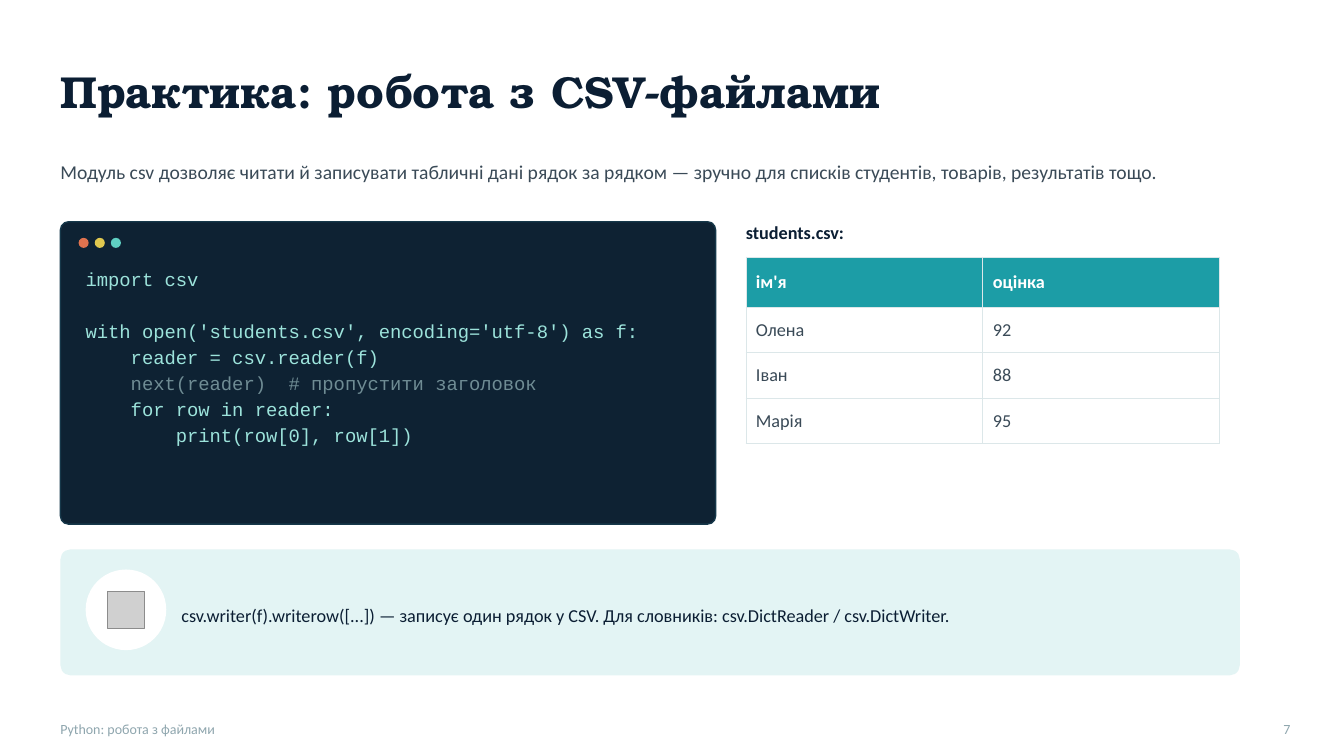
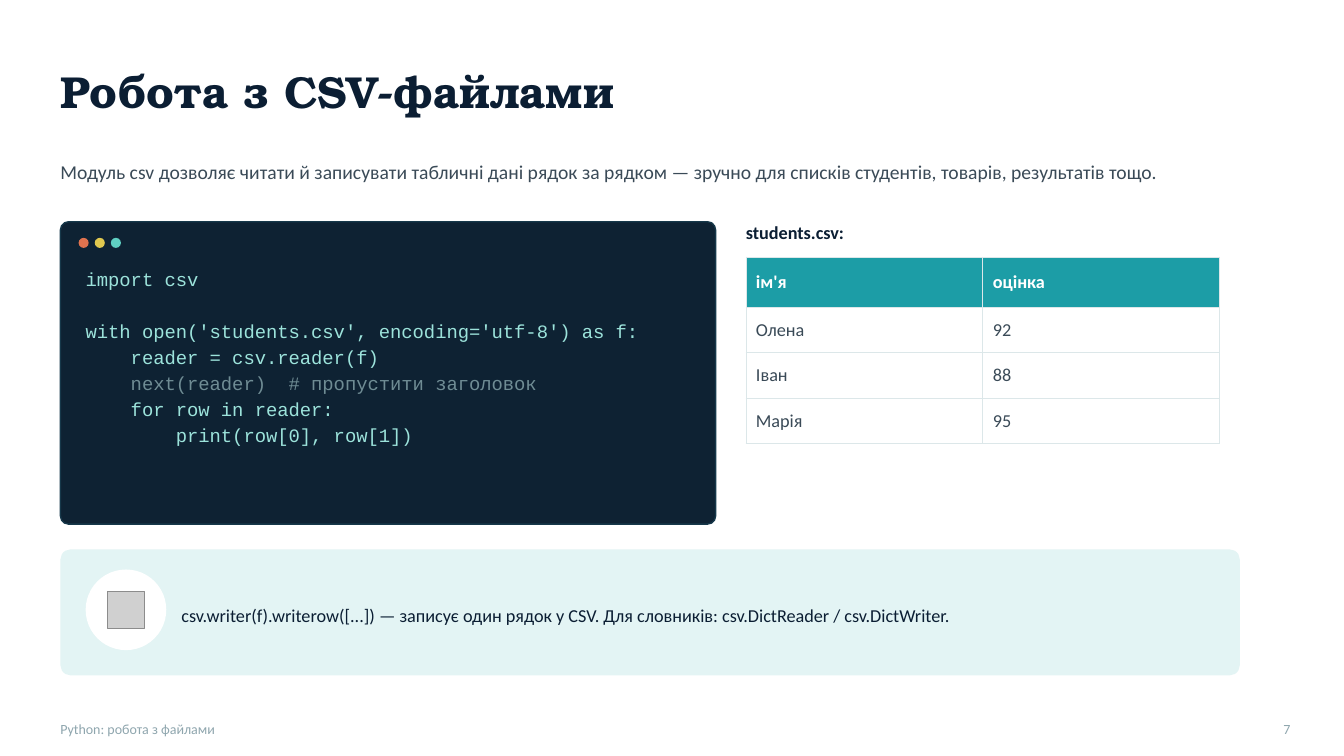
Before and after one commit to dmitriy-shtefan/python-course, a slide deck: slide 7 of заняття_12/Python_files.pptx. Drawn at 1344x756 pixels with LibreOffice and Linux fonts; fonts in the diff are those of the drawing; grey boxes stand for pictures. Boxes give left, top, right and bottom in pixels: in the first picture for what was removed or moved away, otherwise in the second. Text is boxed around its words. In the diff, an @@ line names an element or a change of style, - is before the commit and + after.

```diff
--- a/заняття_12/Python_files.pptx
+++ b/заняття_12/Python_files.pptx
@@ text at [60,73,614,118]: text changed @@
-Практика: робота з CSV-файлами
+Робота з CSV-файлами
```
Also in this commit, not shown: 3 other slides changed, 3 other files.
